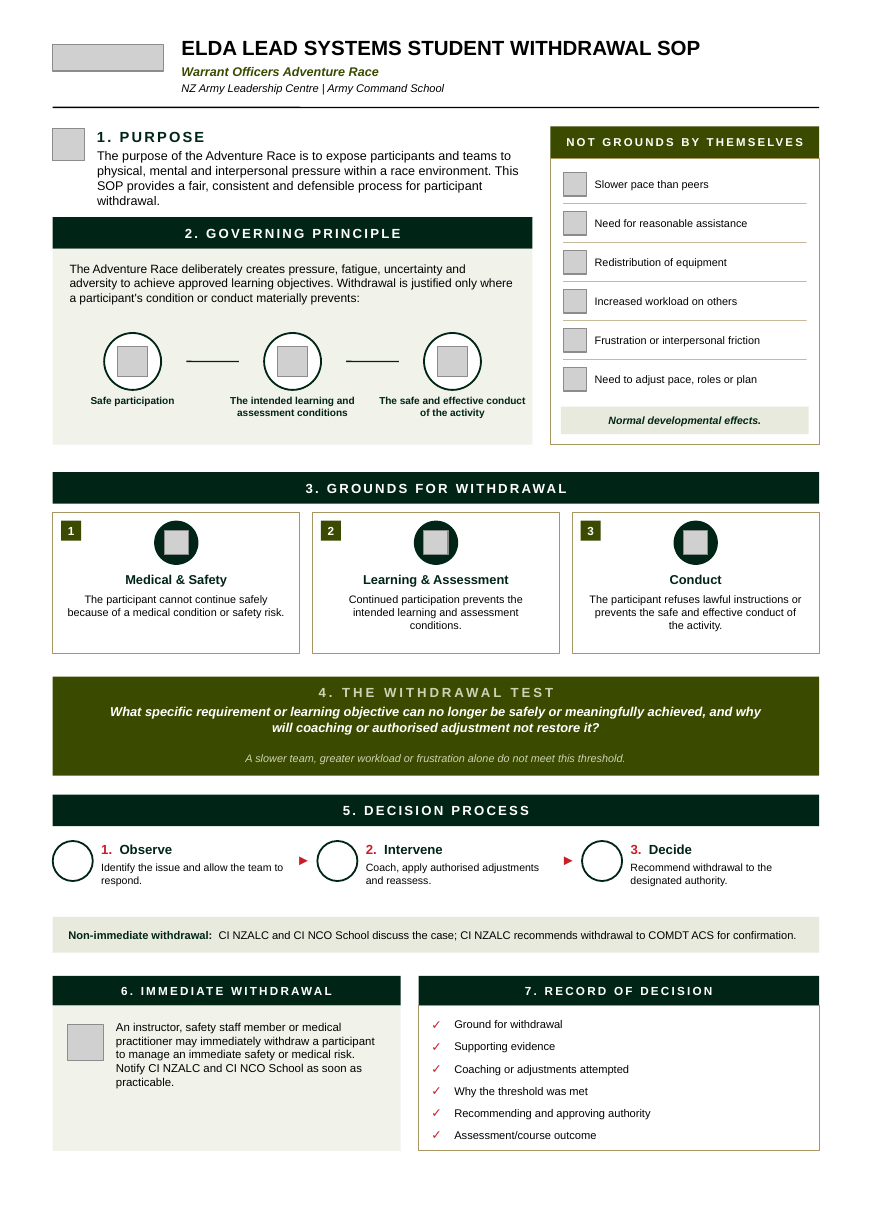
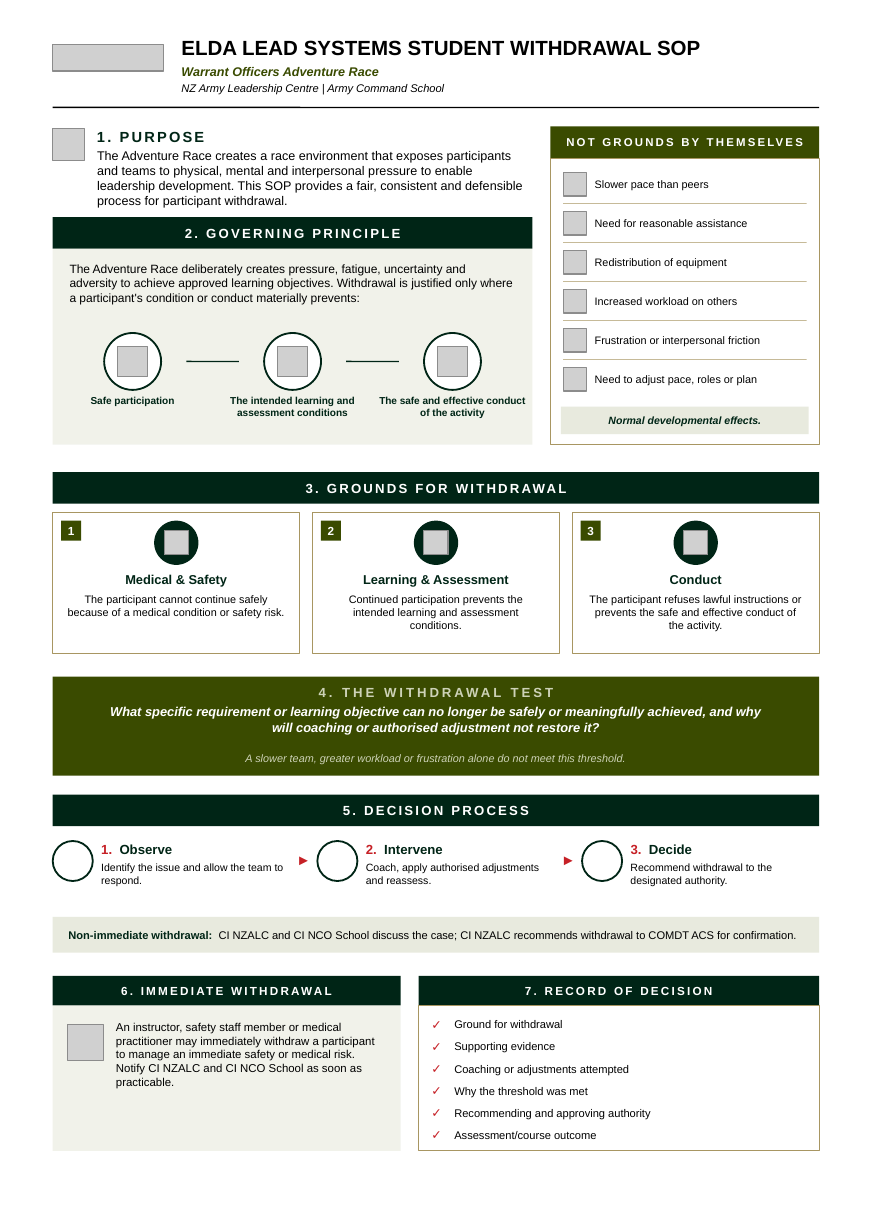
Before and after one commit to TacEdge/PUP, a slide deck: slide 1 of output/withdrawal-sop-visual.pptx. Drawn at 872x1232 pixels with LibreOffice and Linux fonts; fonts in the diff are those of the drawing; grey boxes stand for pictures; background and template pictures are left out. Boxes give left, top, right and bottom in pixels: in the first picture for what was removed or moved away, otherwise in the second. Text is boxed around its words. In the diff, an @@ line names an element or a change of style, - is before the commit and + after.

```diff
--- a/output/withdrawal-sop-visual.pptx
+++ b/output/withdrawal-sop-visual.pptx
@@ text at [97,151,522,208]: text changed @@
-The purpose of the Adventure Race is to expose participants and teams to physical, mental and interpersonal pressure within a race environment. This SOP provides a fair, consistent and defensible process for participant withdrawal.
+The Adventure Race creates a race environment that exposes participants and teams to physical, mental and interpersonal pressure to enable leadership development. This SOP provides a fair, consistent and defensible process for participant withdrawal.
```
Also in this commit, not shown: 6 other files.
